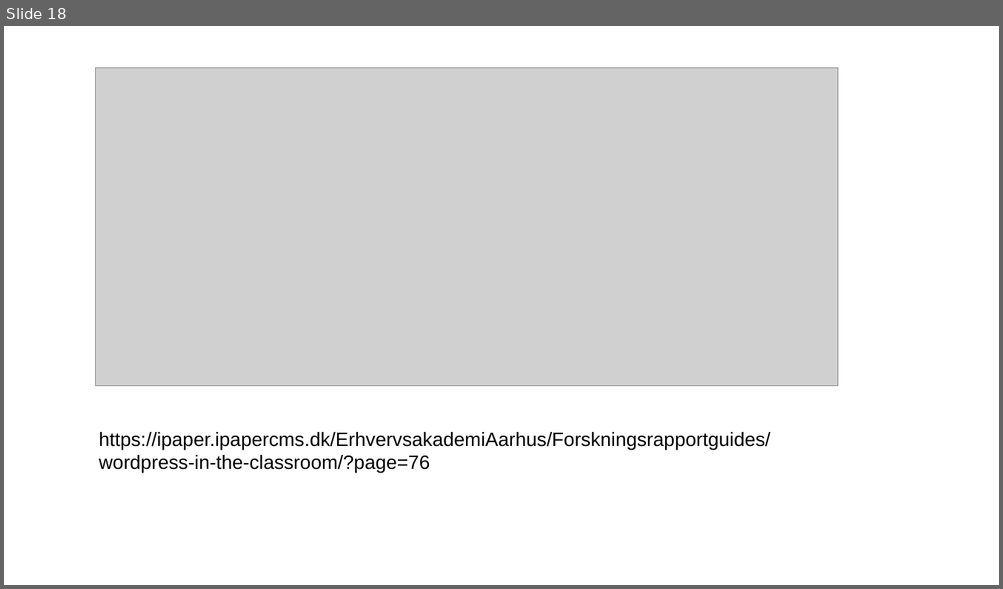
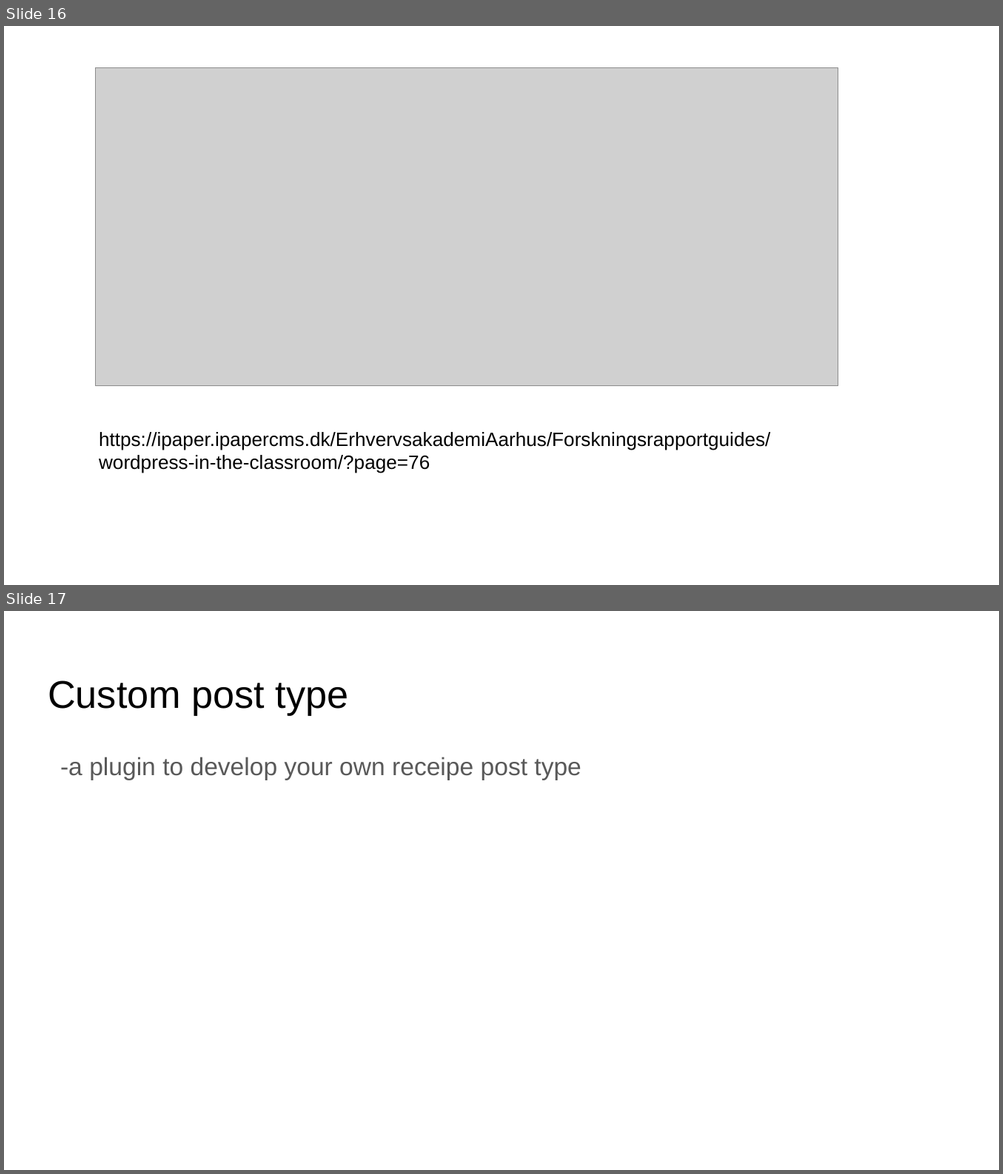
Before and after one commit to xbibogo/MMD24, a slide deck: semester2 PPT/CMS_content_wordpress_modellering og aggregering.pptx. Shown one above the other, each under a label of ours: slide 18 before the commit, slides 16 and 17 after it. The pictures are 1003x589 and 1003x1174 pixels, drawn with LibreOffice and Linux fonts; fonts in the diff are those of the drawing; grey boxes stand for pictures. Boxes give left, top, right and bottom in pixels: in the first picture for what was removed or moved away, otherwise in the second. Text is boxed around its words. In the diff, an @@ line names an element or a change of style, - is before the commit and + after.

Commit message:
Update CMS_content_wordpress_modellering og aggregering.pptx
add custom post type and plugins

```diff
--- a/semester2 PPT/CMS_content_wordpress_modellering og aggregering.pptx
+++ b/semester2 PPT/CMS_content_wordpress_modellering og aggregering.pptx
@@ slide 17 added at (4, 611, 999, 1170), background #FFFFFF @@
@@ title added at (48, 681, 349, 715), 28 pt, text #000000 @@
+Custom post type
@@ text added at (60, 757, 580, 780), 18 pt, text #595959 @@
+-a plugin to develop your own receipe post type
@@ what was slide 18 is now slide 16 @@
```
Also in this commit, not shown: 2 slides changed, 2 slides removed.
